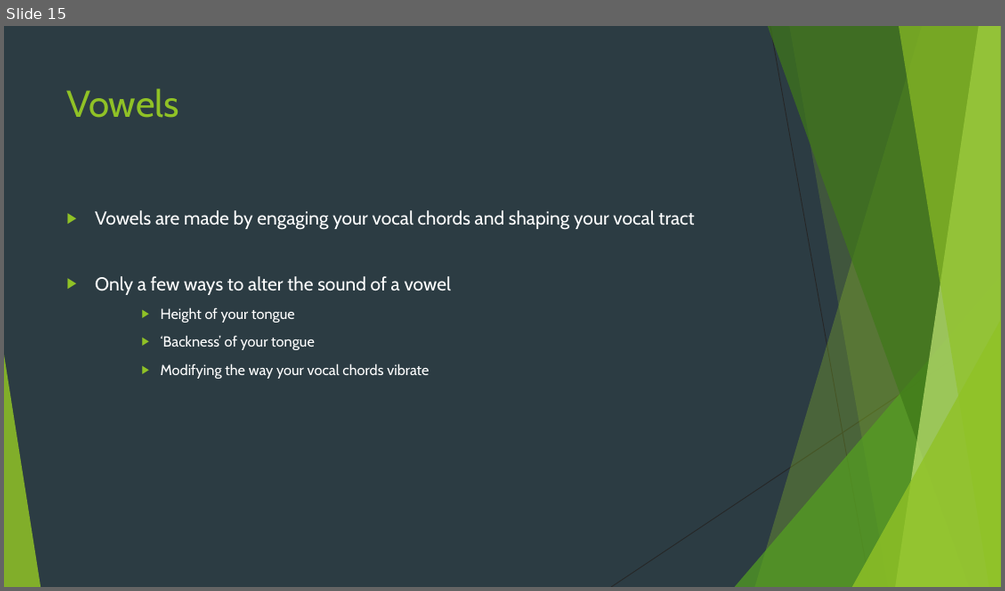
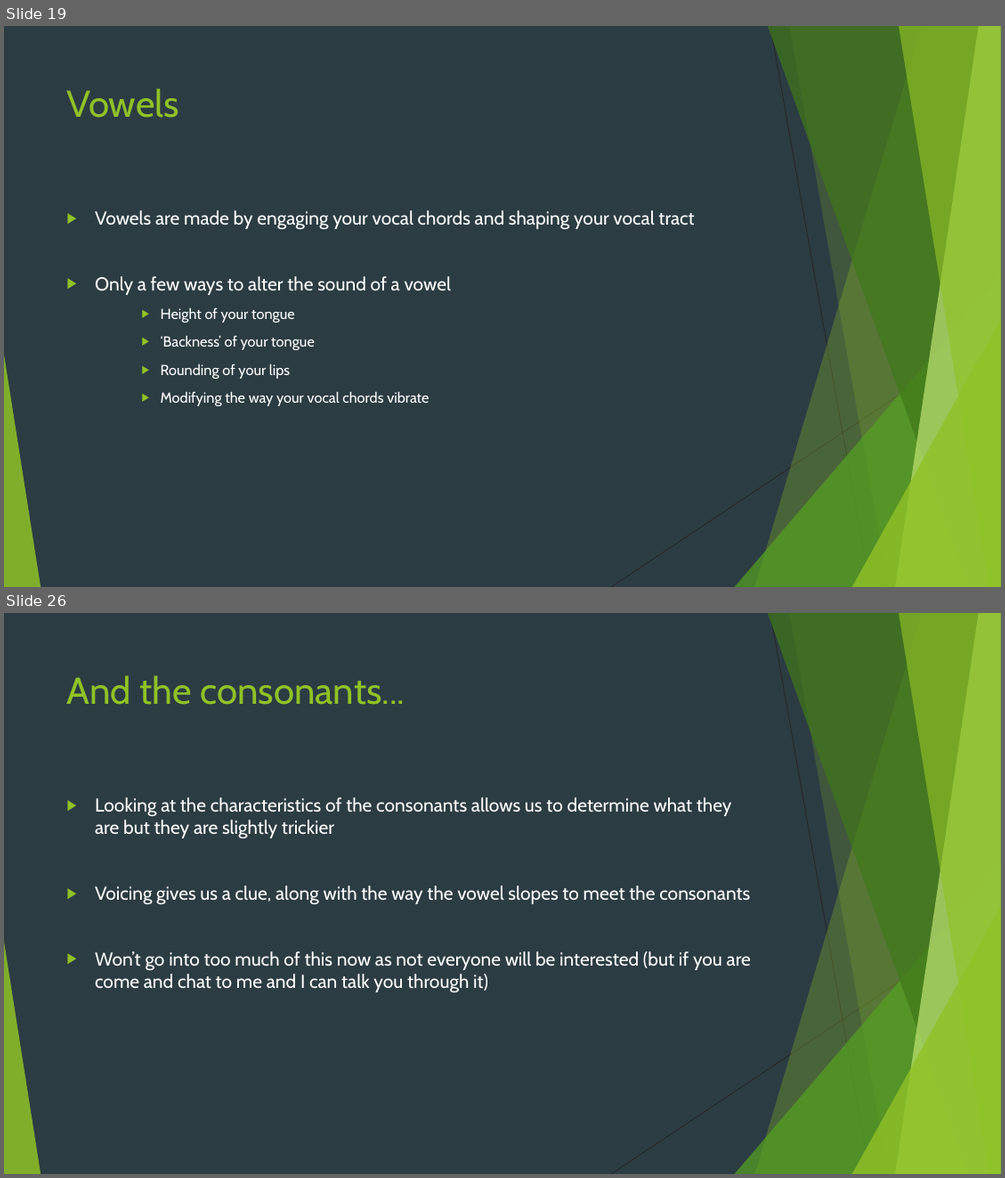
Before and after one commit to krownniuqjk/Lectures, a slide deck: Short Course in Linguistics Wk 1.pptx. Shown one above the other, each under a label of ours: slide 15 before the commit, slides 19 and 26 after it; the slides between them are not shown. The pictures are 1005x591 and 1005x1178 pixels, drawn with LibreOffice and Linux fonts; fonts in the diff are those of the drawing. Boxes give left, top, right and bottom in pixels: in the first picture for what was removed or moved away, otherwise in the second. Text is boxed around its words. In the diff, an @@ line names an element or a change of style, - is before the commit and + after.

```diff
--- a/Short Course in Linguistics Wk 1.pptx
+++ b/Short Course in Linguistics Wk 1.pptx
@@ slide 26 added at bbox=[4, 613, 1001, 1174], background #2C3C43; not listed: 10 template elements that a slide beside it also shows @@
@@ title added at bbox=[67, 675, 405, 705], 36 pt, text #90C226 @@
+And the consonants...
@@ text added at bbox=[95, 797, 751, 993], 18 pt, text #FFFFFF @@
+▶ Looking at the characteristics of the consonants allows us to determine what they are but they are slightly trickier
+▶ Voicing gives us a clue, along with the way the vowel slopes to meet the consonants
+▶ Won’t go into too much of this now as not everyone will be interested (but if you are come and chat to me and I can talk you through it)
@@ what was slide 15 is now slide 19 @@
@@ slide 19 changed as well @@
@@ text at bbox=[161, 363, 290, 378]: paragraph added @@
+    ▶ Rounding of your lips
```
Also in this commit, not shown: 41 other slides added, 2 slides removed, 1 other file.
